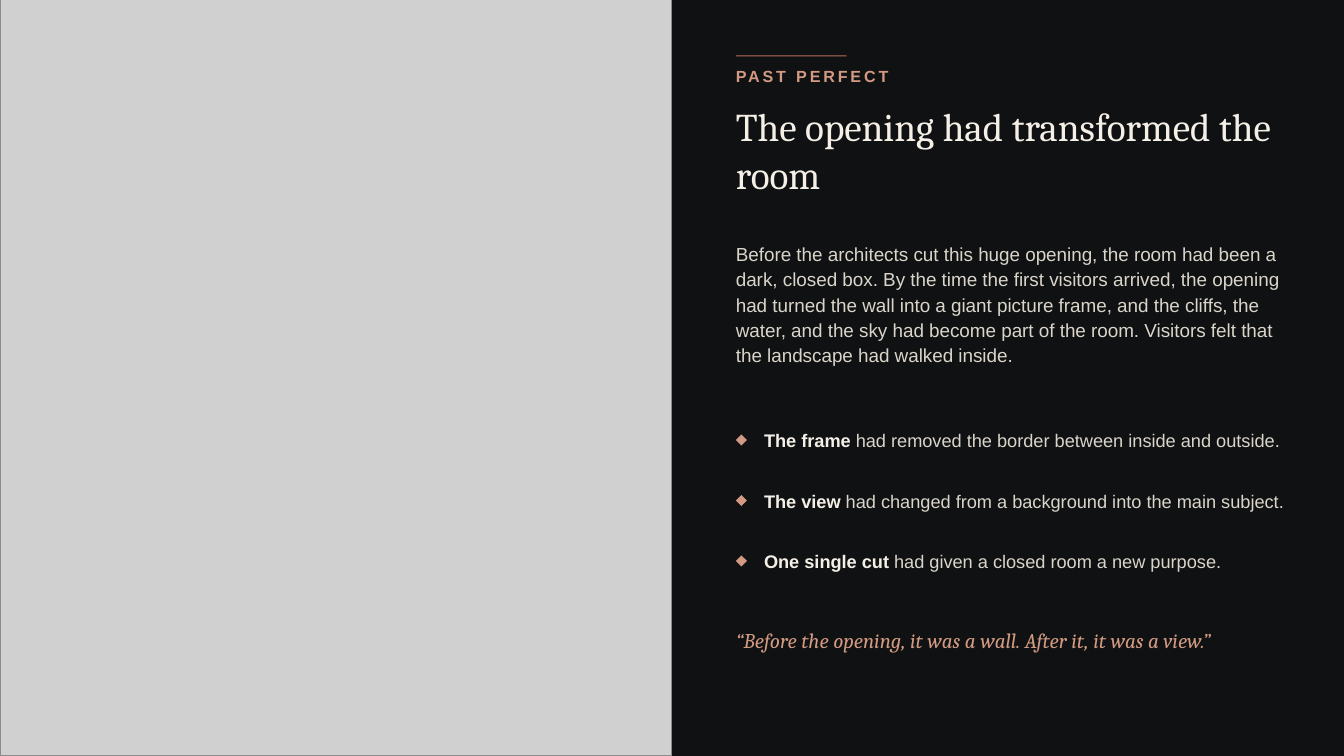
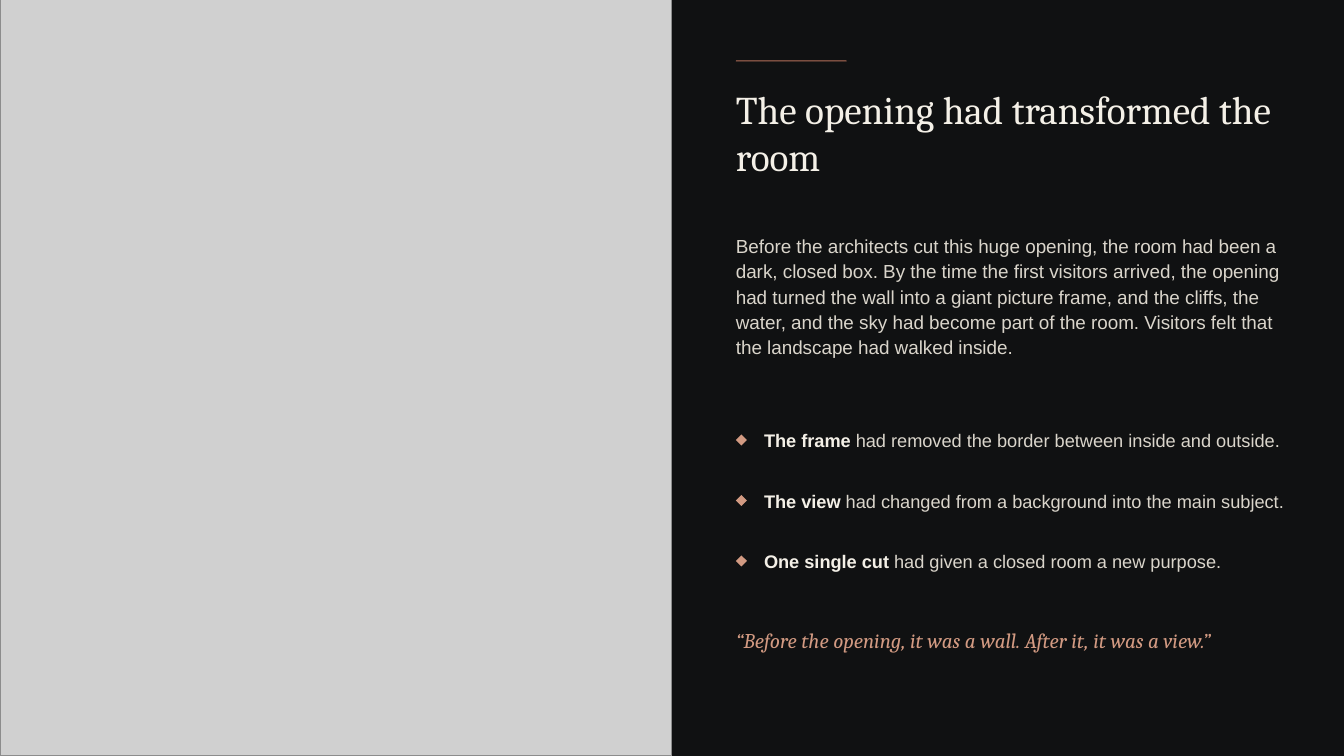
Before and after one commit to s2512013660-art/Akli, a slide deck: slide 8 of presentation-kit/empty-space-topic/The-Architecture-of-Empty-Space_Animated.pptx. Drawn at 1344x756 pixels with LibreOffice and Linux fonts; fonts in the diff are those of the drawing; grey boxes stand for pictures; background and template pictures are left out. Boxes give left, top, right and bottom in pixels: in the first picture for what was removed or moved away, otherwise in the second. Text is boxed around its words. In the diff, an @@ line names an element or a change of style, - is before the commit and + after.

```diff
--- a/presentation-kit/empty-space-topic/The-Architecture-of-Empty-Space_Animated.pptx
+++ b/presentation-kit/empty-space-topic/The-Architecture-of-Empty-Space_Animated.pptx
@@ text "The opening had transformed the ...": place and size @@
-text "The opening had transformed the ..." at [736,113,1271,190]
+text "The opening had transformed the ..." at [736,96,1271,172]
@@ rounded rectangle: place and size @@
-rounded rectangle at [736,55,847,56]
+rounded rectangle at [736,60,847,62]
@@ text removed at [736,67,1286,93] @@
-PAST PERFECT
@@ text "Before the architects cut this ...": place and size @@
-text "Before the architects cut this ..." at [736,247,1279,366]
+text "Before the architects cut this ..." at [736,239,1279,358]
```
Also in this commit, not shown: 8 other slides changed, 2 other files.
